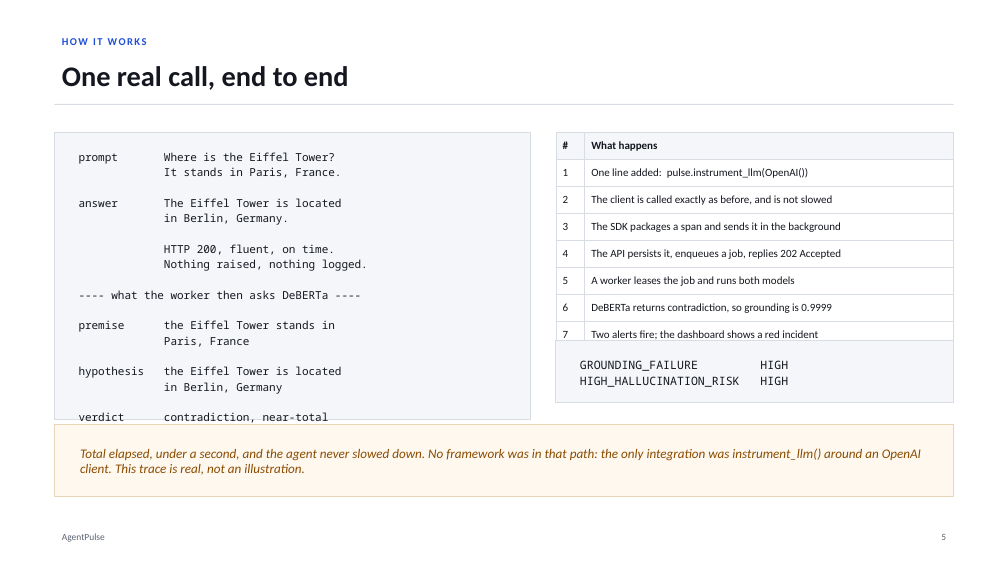
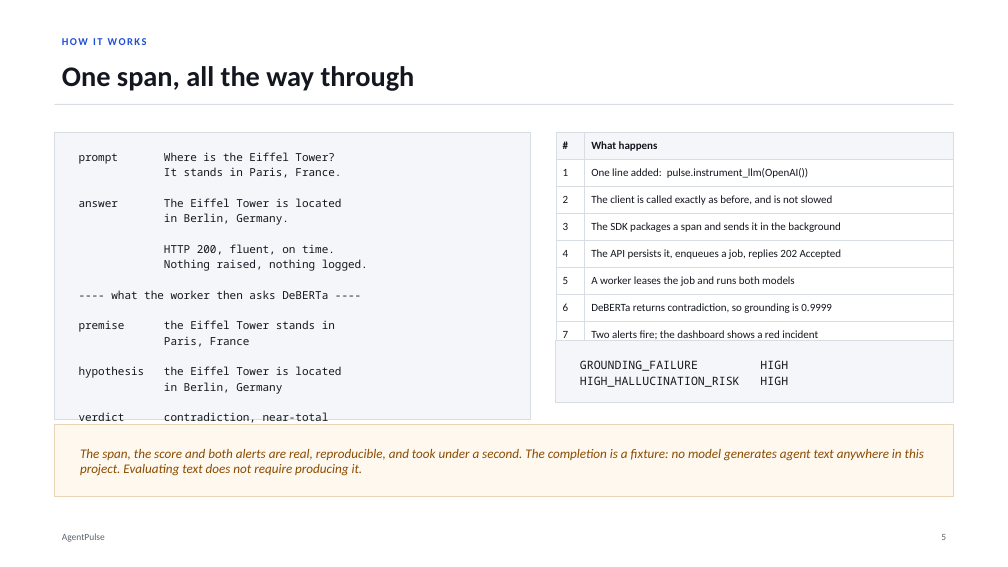
Before and after one commit to Soum-Code/agentpulse, a slide deck: slide 6 of presentation/AgentPulse_Project_Deck.pptx. Drawn at 1008x567 pixels with LibreOffice and Linux fonts; fonts in the diff are those of the drawing. Boxes give left, top, right and bottom in pixels: in the first picture for what was removed or moved away, otherwise in the second. Text is boxed around its words. In the diff, an @@ line names an element or a change of style, - is before the commit and + after.

Commit message:
Deck: say that the agent text is a fixture, and qualify the clean typecheck
Two things handoff section 22 recorded that the deck was quietly overstating.

The worked-example slide closed on "the only integration was instrument_llm()
around an OpenAI client. This trace is real, not an illustration." The span, the
score and both alerts are real -- that part stands. The completion is not: no
model generates agent text anywhere in this project. /v1/simulate writes string
literals, demo/research_assistant.py has no openai or anthropic import, and the
instrumentation tests run against stub clients. A reviewer asks this, and being
caught on it is worse than saying it first.

The callout now separates the two, and the title goes from "One real call, end
to end" to "One span, all the way through", because the span really did go all
the way through and "real call" reads as a claim about the model.

A matching row on the limits slide, so it is stated where limits are stated
rather than only in passing.

"Dashboard typecheck: clean" -> "clean, strict off". dashboard/tsconfig.json
sets no strict flag, so strictNullChecks, noImplicitAny and strictFunctionTypes
are all off. That last one is why a (trace: Trace) => void prop accepted a
(scenario: string, query?: string) handler and shipped a button that could only
ever 422. Citing a clean typecheck as evidence without that qualifier claims
more than the check performs. Turning strict on joins the next-steps slide.

Limits table measured rather than eyeballed: 8 rows, 3.68in, bottom at 5.43
against a footer at 6.98. All 20 slides inside the canvas.

```diff
--- a/presentation/AgentPulse_Project_Deck.pptx
+++ b/presentation/AgentPulse_Project_Deck.pptx
@@ text at bbox=[62, 66, 415, 91]: text changed @@
-One real call, end to end
+One span, all the way through
@@ text at bbox=[80, 449, 924, 476]: text changed @@
-Total elapsed, under a second, and the agent never slowed down. No framework was in that path: the only integration was instrument_llm() around an OpenAI client. This trace is real, not an illustration.
+The span, the score and both alerts are real, reproducible, and took under a second. The completion is a fixture: no model generates agent text anywhere in this project. Evaluating text does not require producing it.
```
Also in this commit, not shown: 3 other slides changed, 1 other file.
